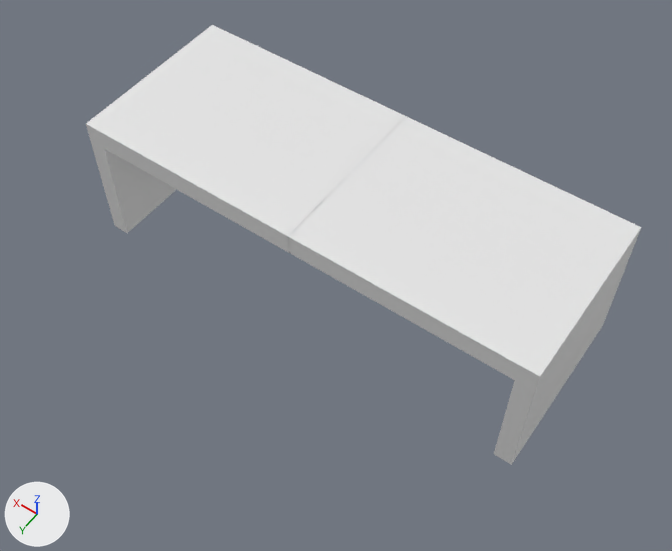
Two versions of the glTF model apps/web/public/assets/Desk.gltf, one commit apart.
Both versions are drawn from a camera (50 mm lens) standing at (-12.9, 18.9, 28.9) and looking at (-0.7, 1.8, 2.0). Arrows for +X, +Y and +Z are at lower left; the lights stay in place. Vertices at the same position are counted once.
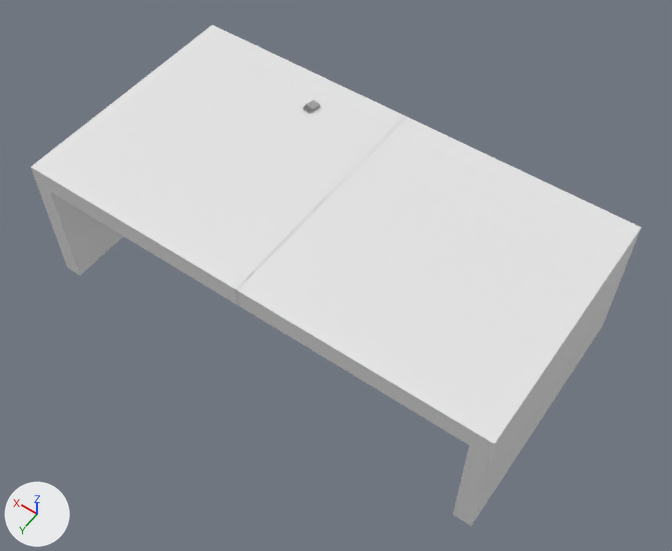
Changed parts and their boxes (x1, y1, x2, y2) in the pictures (672 x 551 px):
'Cube', mesh rescaled (10% wider, 14% taller): before (86, 25, 641, 465); after (31, 25, 641, 526)
'Mouse', added: after (303, 100, 320, 113)

The change, as a diff of the scene's bpy script:
```diff
--- a/apps/web/public/assets/Desk.gltf.py
+++ b/apps/web/public/assets/Desk.gltf.py
@@ img_mouse_uv_texture @@
+img_mouse_uv_texture = load_image('Mouse_uv_texture', '_unpacked/Mouse_uv_texture', 1024, 1024, 'sRGB')
@@ mat_mouse_texture @@
+mat_mouse_texture = principled_material('Mouse texture')
+mat_mouse_texture.texture = img_mouse_uv_texture
@@ me_cube @@
 me_cube.from_pydata(...)  # 28 vertices, 44 faces; spans x -9.3..9.3, y -3.6..3.6, z -0.3..5.4
 # used by ob_cube; location = (0.0, 0.0, 0.0)
+# me_cube part 1: the whole mesh is scaled about its middle by (1, 1.38, 1), then moved by (0.0, 1.4, 0.0)
 me_cube.materials.append(mat_material)
@@ me_cube_006 @@
+me_cube_006.from_pydata(...)  # 32 vertices, 60 faces; spans x -10.19..-8.88, y 4.92..6.87, z -17.16..-16.67
+me_cube_006.materials.append(mat_mouse_texture)  # picture img_mouse_uv_texture
@@ ob_mouse @@
+ob_mouse = bpy.data.objects.new('Mouse', me_cube_006)
+ob_mouse.location = (0.0, 0.0, 0.0)
+ob_mouse.scale = (-0.324, -0.324, -0.324)
```
